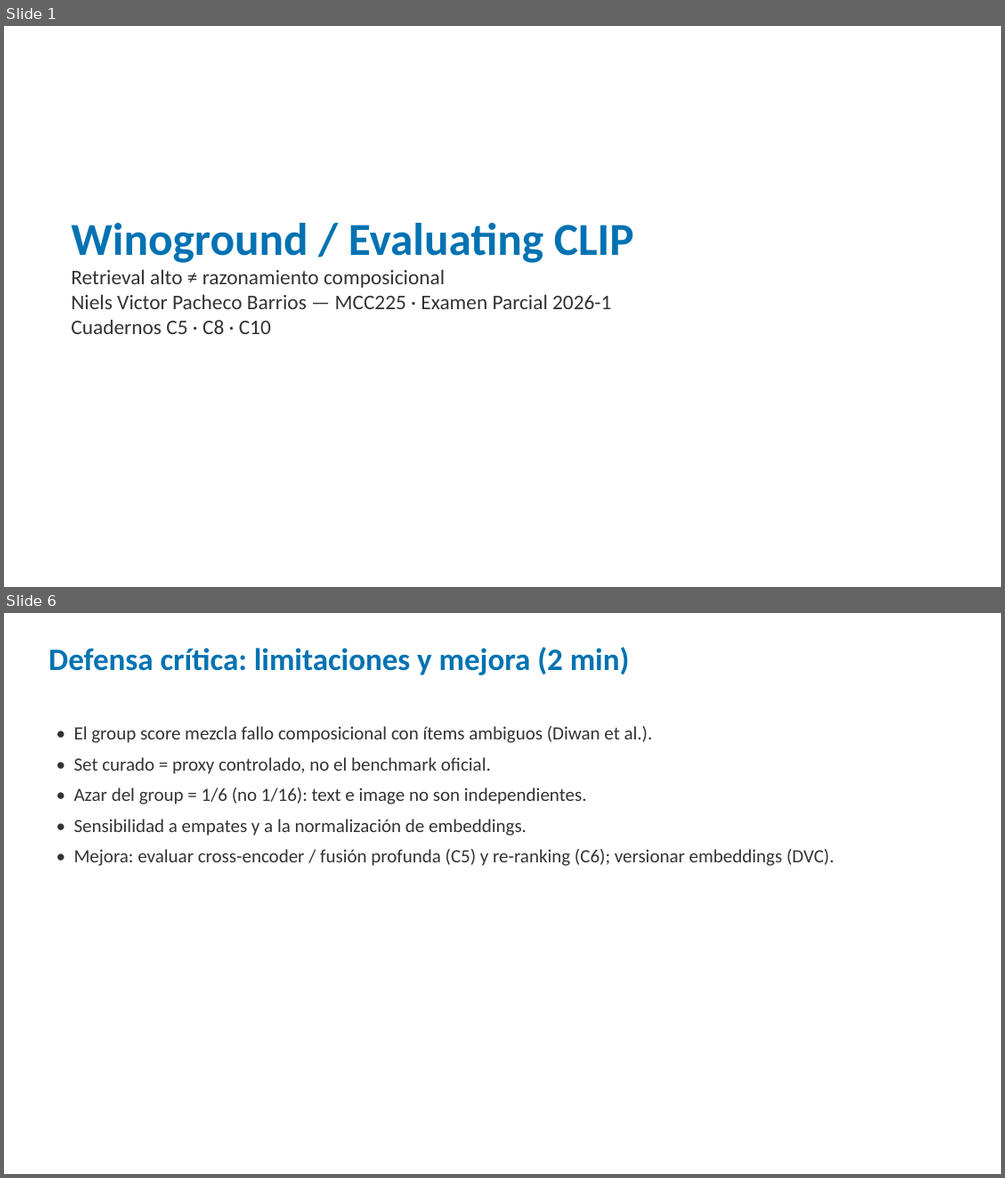
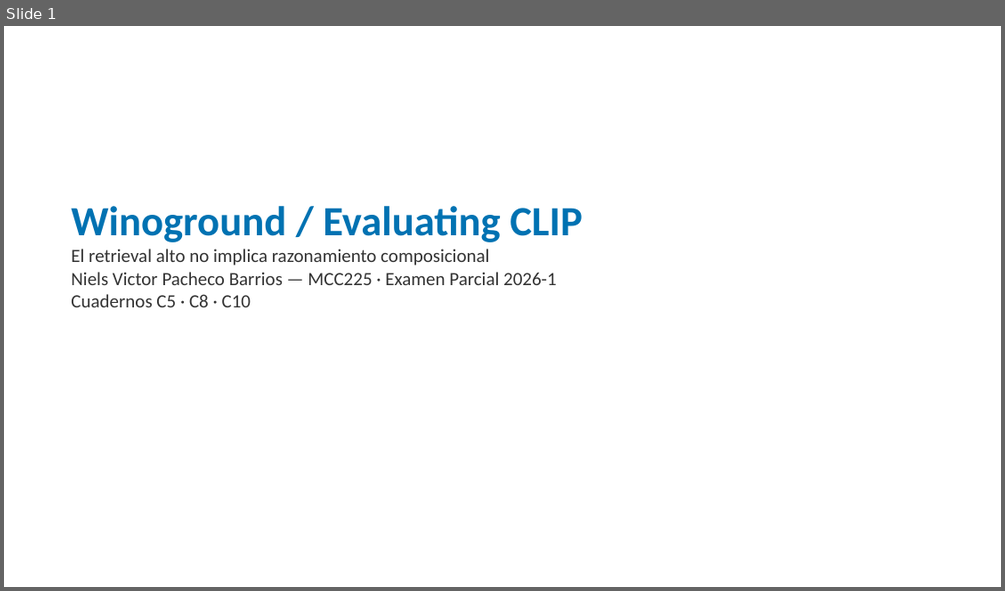
Before and after one commit to nielspac177/MCC225-Winoground, a slide deck: slides/pptx/defensa_winoground.pptx. Shown one above the other, each under a label of ours: slides 1 and 6 before the commit, slide 1 after it; the slides between them are not shown. The pictures are 1005x1178 and 1005x591 pixels, drawn with LibreOffice and Linux fonts; fonts in the diff are those of the drawing. Boxes give left, top, right and bottom in pixels: in the first picture for what was removed or moved away, otherwise in the second. Text is boxed around its words. In the diff, an @@ line names an element or a change of style, - is before the commit and + after.

Commit message:
Examen Parcial 1: guion, plan 20min, defensa de codigo y embeddings versionados

```diff
--- a/slides/pptx/defensa_winoground.pptx
+++ b/slides/pptx/defensa_winoground.pptx
@@ slide 6 removed at (x1=4, y1=613, x2=1001, y2=1174), background #FFFFFF @@
@@ text removed at (x1=48, y1=647, x2=630, y2=675) @@
-Defensa crítica: limitaciones y mejora (2 min)
@@ text removed at (x1=74, y1=726, x2=834, y2=866) @@
-• El group score mezcla fallo composicional con ítems ambiguos (Diwan et al.).
-• Set curado = proxy controlado, no el benchmark oficial.
-• Azar del group = 1/6 (no 1/16): text e image no son independientes.
-• Sensibilidad a empates y a la normalización de embeddings.
-• Mejora: evaluar cross-encoder / fusión profunda (C5) y re-ranking (C6); versionar embeddings (DVC).
@@ slide 1 changed as well @@
@@ text "Winoground / Evaluating CLIP" moved from (x1=71, y1=223, x2=634, y2=334) to (x1=71, y1=206, x2=582, y2=307) @@
@@ text at (x1=71, y1=206, x2=582, y2=307): size 44 to 40 pt in "Winoground / Evaluating CLIP"; size 20 to 18 pt in "Niels Victor Pacheco Barrios — MCC225 · ...", "Cuadernos C5 · C8 · C10" @@
@@ text at (x1=71, y1=248, x2=489, y2=265): text changed; size 20 to 18 pt @@
-Retrieval alto ≠ razonamiento composicional
+El retrieval alto no implica razonamiento composicional
```
Also in this commit, not shown: 1 other slide changed, 27 slides added, 5 other slides removed, 9 other files.
